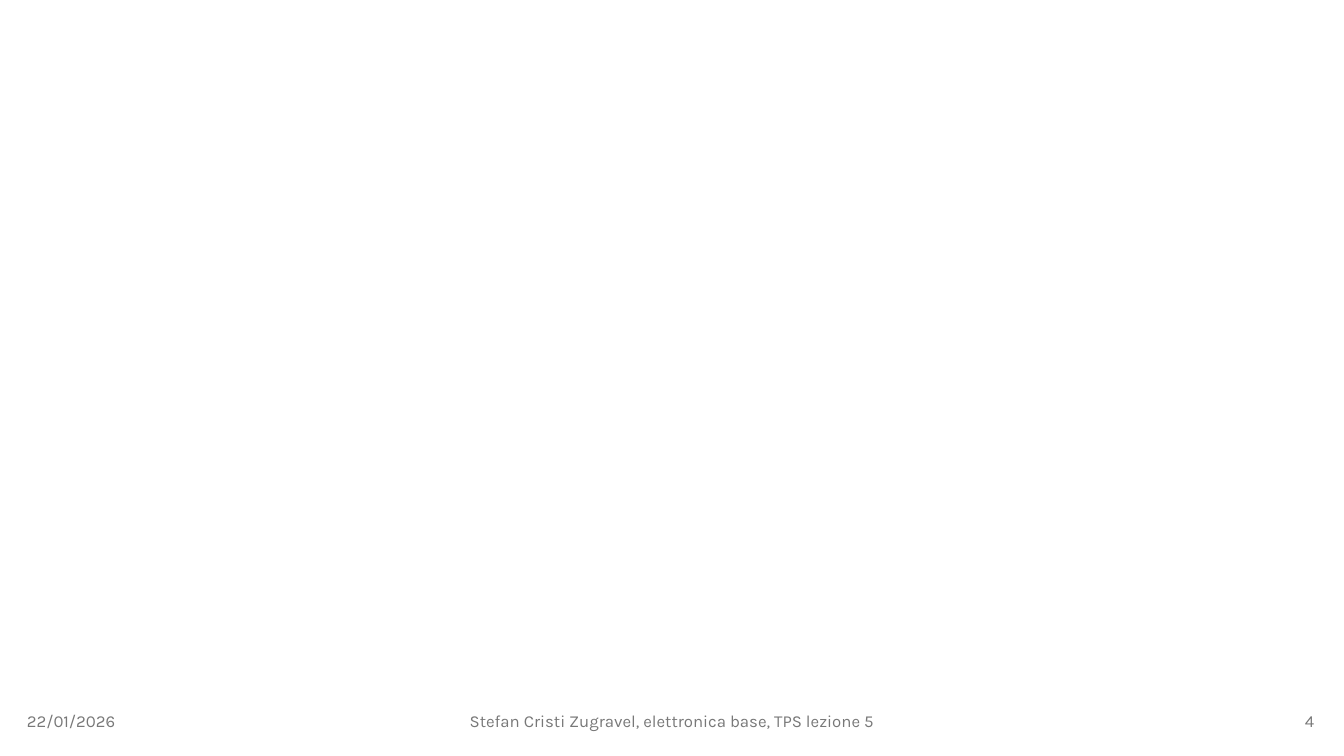
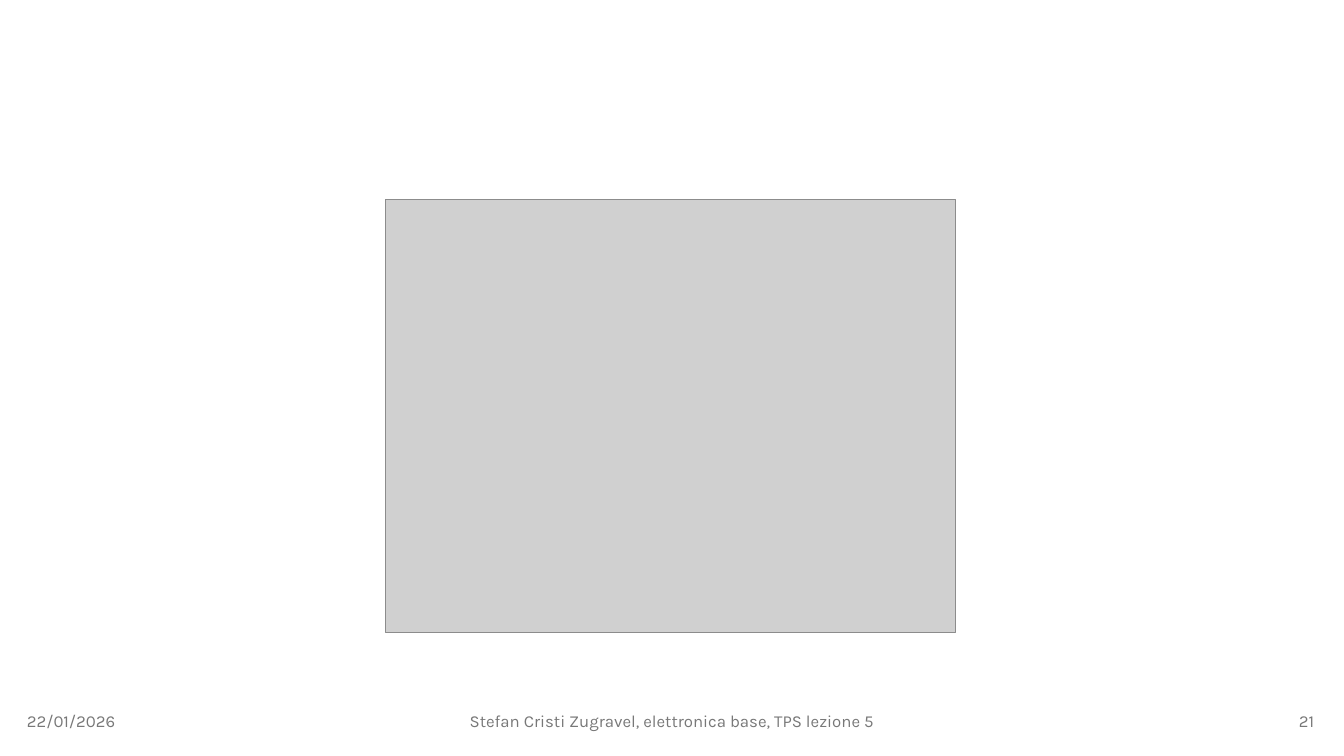
Before and after one commit to stefan-zugravel/elettronica_base, a slide deck: slide 21 of slides/lezione5.pptx (slide 4 before the commit). Drawn at 1344x756 pixels with LibreOffice and Linux fonts; fonts in the diff are those of the drawing; grey boxes stand for pictures. Boxes give left, top, right and bottom in pixels: in the first picture for what was removed or moved away, otherwise in the second. Text is boxed around its words. In the diff, an @@ line names an element or a change of style, - is before the commit and + after.

```diff
--- a/slides/lezione5.pptx
+++ b/slides/lezione5.pptx
@@ picture added at [385, 199, 956, 632] @@
@@ page number at [1299, 716, 1314, 727]: text changed @@
-4
+21
```
Also in this commit, not shown: 3 other slides changed, 17 slides added, 8 other files.
